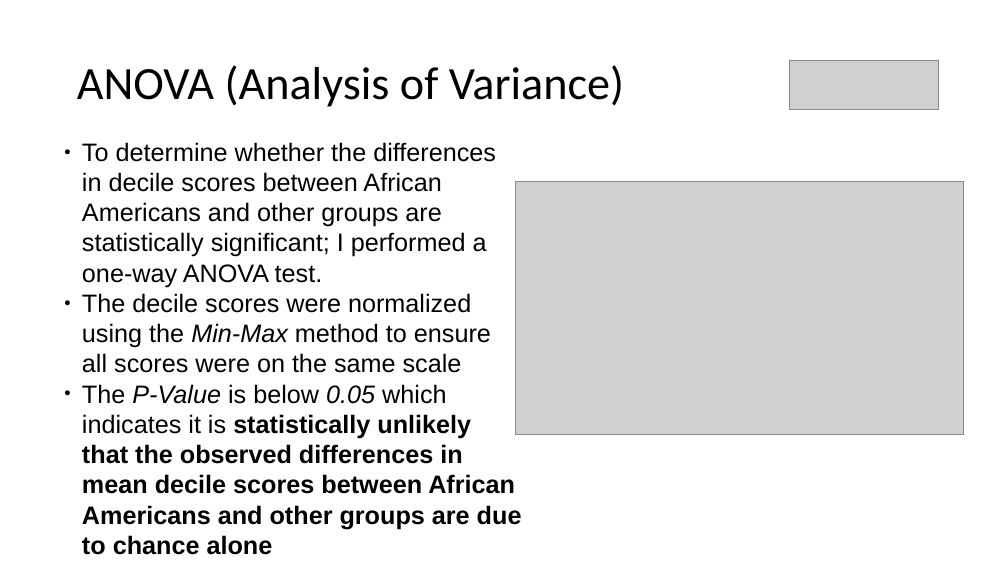
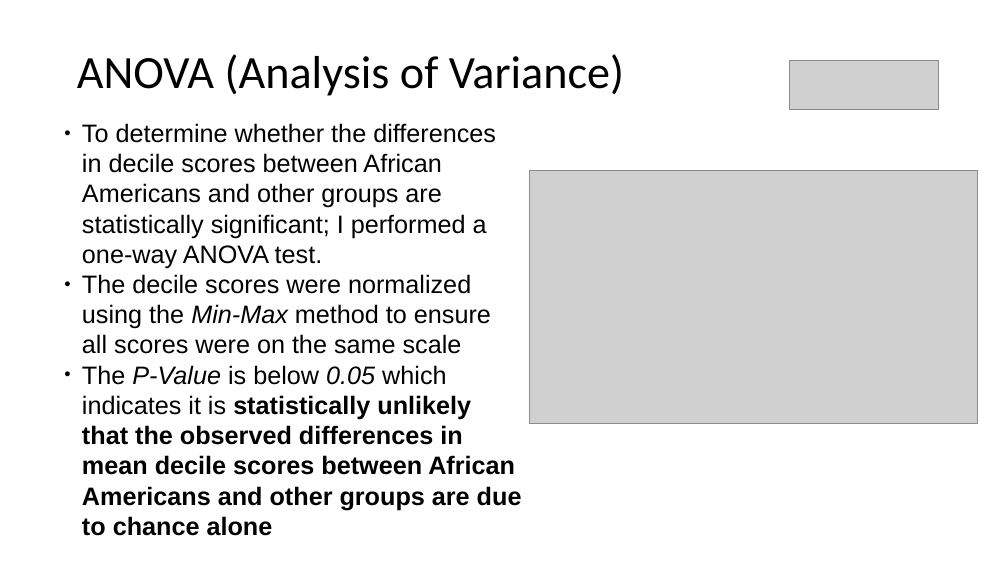
Before and after one commit to arjun7973/msds640_caseStudy, a slide deck: slide 11 of 25Sumr8W2_MSDS640_X70/2025_COMPAS_Bias_Case_Study/presentation/COMPAS_Bias_Presentation.pptx. Drawn at 1008x567 pixels with LibreOffice and Linux fonts; fonts in the diff are those of the drawing; grey boxes stand for pictures. Boxes give left, top, right and bottom in pixels: in the first picture for what was removed or moved away, otherwise in the second. Text is boxed around its words. In the diff, an @@ line names an element or a change of style, - is before the commit and + after.

```diff
--- a/25Sumr8W2_MSDS640_X70/2025_COMPAS_Bias_Case_Study/presentation/COMPAS_Bias_Presentation.pptx
+++ b/25Sumr8W2_MSDS640_X70/2025_COMPAS_Bias_Case_Study/presentation/COMPAS_Bias_Presentation.pptx
@@ title "ANOVA (Analysis of Variance)": place and size @@
-title "ANOVA (Analysis of Variance)" at (77, 65, 624, 107)
+title "ANOVA (Analysis of Variance)" at (77, 54, 624, 96)
@@ text "To determine whether the differences ...": place and size @@
-text "To determine whether the differences ..." at (82, 142, 522, 529)
+text "To determine whether the differences ..." at (82, 123, 522, 510)
@@ picture: place and size @@
-picture at (516, 181, 964, 435)
+picture at (529, 170, 978, 423)
```
Also in this commit, not shown: 3 other slides changed.
